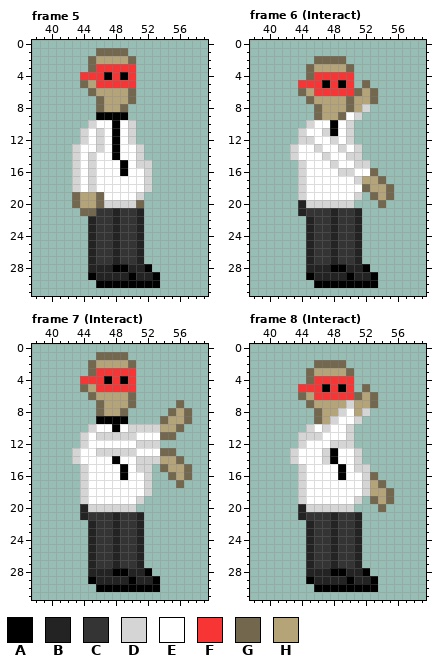
File history of a pixel-art file, Assets/Artwork/DeathGuy.aseprite. The picture above is the old version.
32x32 pixels, 9 frames. Shown: frame 5: x 38..59, y 0..31; frame 6 (Interact): x 38..59, y 0..31; frame 7 (Interact): x 38..59, y 0..31; frame 8 (Interact): x 38..59, y 0..31. The old version is drawn lined up with the new one, on the new canvas. The commit also changed other frames, which this record leaves out.
Palette (. is transparent): A #000000  B #232323  C #343434  D #d5d5d5  E #ffffff  F #f73535  G #73684d  H #b6a479
After:
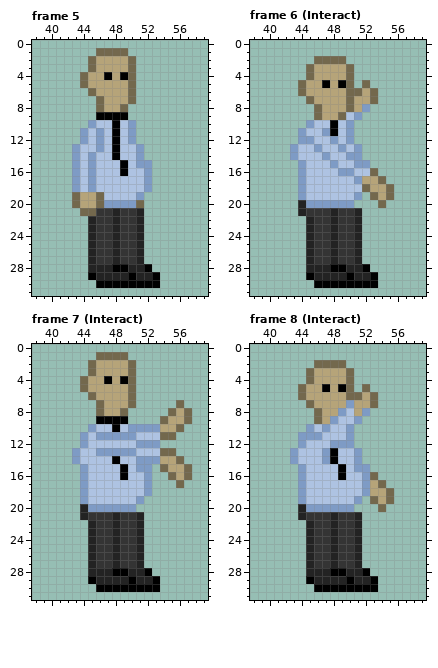
Change:
canvas 32x32 -> 64x32, the old top-left corner now at 32,0
Colour D changes from #d5d5d5 to #7e9bc5.
Colour E changes from #ffffff to #aec3e2.
Frame 5:
Colour F becomes colour G in row 3 at x 50; in row 4 at x 44 and 50; in row 5 at x 50.
Colour F becomes colour H in row 3 at x 46 to 49; in row 4 at x 45 to 46 and 48; in row 5 at x 46 to 49.
Frame 6 (Interact):
Colour F becomes colour G in row 4 at x 50; in row 5 at x 44 and 50; in row 6 at x 50.
Colour F becomes colour H in row 4 at x 46 to 49; in row 5 at x 45 to 46 and 48; in row 6 at x 46 to 49.
Frame 7 (Interact): the same change as frame 5
Frame 8 (Interact): the same change as frame 6 (Interact)
